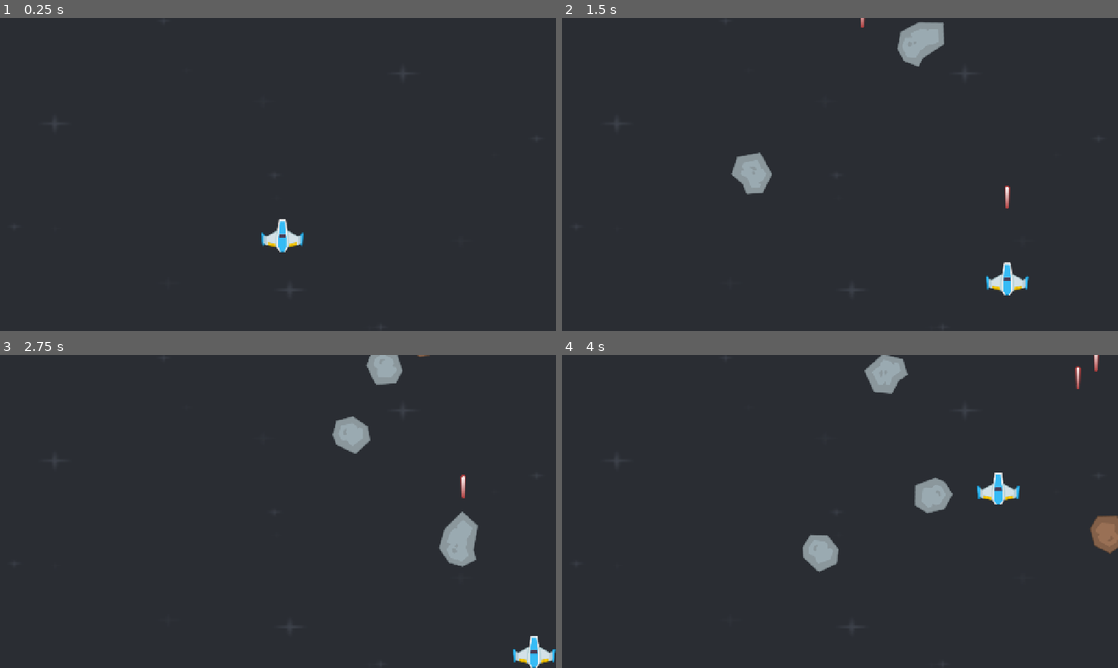
Above: before the commit, frames 1-4 (two rows, left to right).
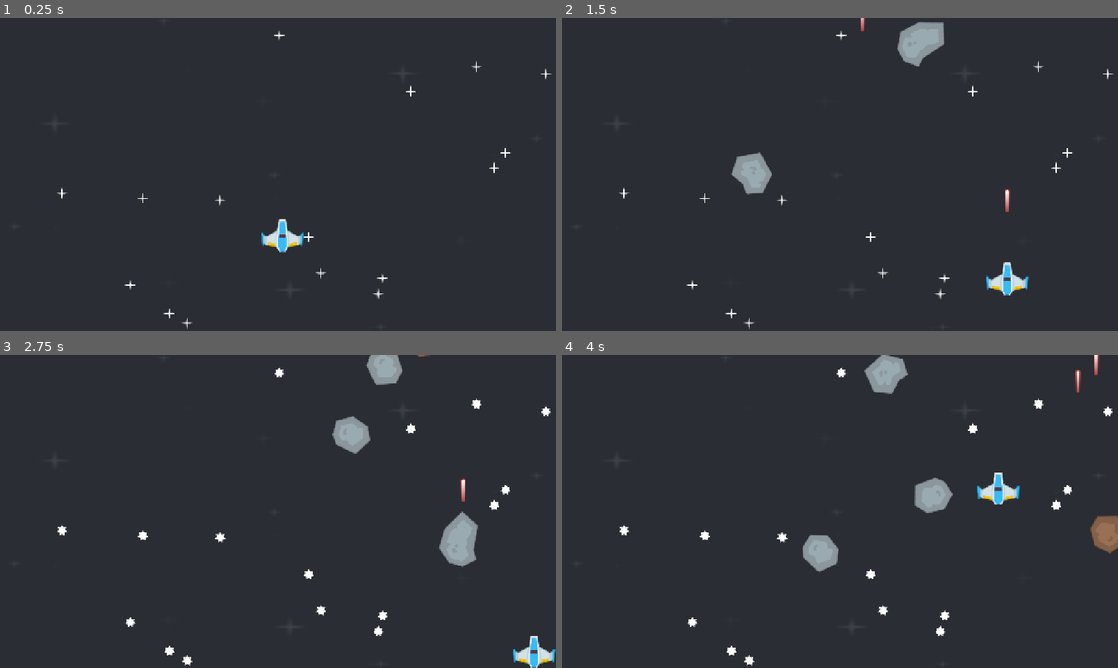
Above: after the commit, the same moments.

Repository: FrancescoRom/GodotSpacegame
Game: Godot game, scene res://scenes/level.tscn
Two runs of this game, one before a commit and one after it. Both use one fixed random seed, a clock stepped at 60 frames per second and the inputs below.
Inputs:
- Up to frame 1 (0.25 s): no input
- Up to frame 2 (1.5 s): hold D (right) 0.53-1.28 s; tap Space (shoot) at 0.6, 1.35 s; hold S (down) from 1.28 s (still down)
- Up to frame 3 (2.75 s): release S (down) at 2.03 s; hold D (right) from 2.03 s (still down); tap Space (shoot) at 2.1 s
- Up to frame 4 (4 s): release D (right) at 2.78 s; hold W (up) 2.78-3.53 s; tap Space (shoot) at 2.85, 3.6 s; hold A (left) from 3.53 s (still down)

The runs differ from the first frame. In frame 1, 0.3% of the frame differs, in the area x 10-100%, y 4-100%; in frame 2, 0.4%; in frame 3, 0.7%; in frame 4, 0.7%, in the area x 10-99%, y 0-100%.

Commit message:
added stars to level

Diff:
--- a/scenes/level.tscn
+++ b/scenes/level.tscn
@@ -3,6 +3,26 @@
 [ext_resource type="Script" uid="uid://c6rvwwavspaf3" path="res://scripts/level.gd" id="1_0b4ue"]
 [ext_resource type="Texture2D" uid="uid://cqlw36dpaspjp" path="res://SpaceShooterRedux/Backgrounds/blue.png" id="1_u52ul"]
 [ext_resource type="PackedScene" uid="uid://dlpepciio623v" path="res://scenes/player.tscn" id="2_vonw3"]
+[ext_resource type="Texture2D" uid="uid://c4khnyuq4ow58" path="res://SpaceShooterRedux/PNG/Effects/star1.png" id="4_2r41h"]
+[ext_resource type="Texture2D" uid="uid://s0e7uiuvhjaq" path="res://SpaceShooterRedux/PNG/Effects/star2.png" id="5_klq6b"]
+[ext_resource type="Texture2D" uid="uid://bum401eklgs43" path="res://SpaceShooterRedux/PNG/Effects/star3.png" id="6_b121j"]
+
+[sub_resource type="SpriteFrames" id="SpriteFrames_6nexg"]
+animations = [{
+"frames": [{
+"duration": 1.0,
+"texture": ExtResource("4_2r41h")
+}, {
+"duration": 1.0,
+"texture": ExtResource("5_klq6b")
+}, {
+"duration": 1.0,
+"texture": ExtResource("6_b121j")
+}],
+"loop": 1,
+"name": &"default",
+"speed": 4.0
+}]
 
 [sub_resource type="RectangleShape2D" id="RectangleShape2D_6nexg"]
 size = Vector2(23, 723)
@@ -21,9 +41,106 @@
 scale = Vector2(5.2050786, 3.033203)
 texture = ExtResource("1_u52ul")
 
+[node name="Stars" type="Node2D" parent="." unique_id=10128980]
+
+[node name="Star1" type="AnimatedSprite2D" parent="Stars" unique_id=1996784624]
+sprite_frames = SubResource("SpriteFrames_6nexg")
+autoplay = "default"
+frame_progress = 0.39816648
+speed_scale = 0.5
+
+[node name="Star2" type="AnimatedSprite2D" parent="Stars" unique_id=1042921007]
+sprite_frames = SubResource("SpriteFrames_6nexg")
+autoplay = "default"
+frame_progress = 0.39816648
+speed_scale = 0.5
+
+[node name="Star3" type="AnimatedSprite2D" parent="Stars" unique_id=1092689692]
+sprite_frames = SubResource("SpriteFrames_6nexg")
+autoplay = "default"
+frame_progress = 0.39816648
+speed_scale = 0.5
+
+[node name="Star4" type="AnimatedSprite2D" parent="Stars" unique_id=1181628179]
+sprite_frames = SubResource("SpriteFrames_6nexg")
+autoplay = "default"
+frame_progress = 0.39816648
+speed_scale = 0.5
+
+[node name="Star5" type="AnimatedSprite2D" parent="Stars" unique_id=593160343]
+sprite_frames = SubResource("SpriteFrames_6nexg")
+autoplay = "default"
+frame_progress = 0.39816648
+speed_scale = 0.5
+
+[node name="Star6" type="AnimatedSprite2D" parent="Stars" unique_id=807910733]
+sprite_frames = SubResource("SpriteFrames_6nexg")
+autoplay = "default"
+frame_progress = 0.39816648
+speed_scale = 0.5
+
+[node name="Star7" type="AnimatedSprite2D" parent="Stars" unique_id=1953431309]
+sprite_frames = SubResource("SpriteFrames_6nexg")
+autoplay = "default"
+frame_progress = 0.39816648
+speed_scale = 0.5
+
+[node name="Star8" type="AnimatedSprite2D" parent="Stars" unique_id=450631171]
+sprite_frames = SubResource("SpriteFrames_6nexg")
+autoplay = "default"
+frame_progress = 0.39816648
+speed_scale = 0.5
+
+[node name="Star9" type="AnimatedSprite2D" parent="Stars" unique_id=70776215]
+sprite_frames = SubResource("SpriteFrames_6nexg")
+autoplay = "default"
+frame_progress = 0.39816648
+speed_scale = 0.5
+
+[node name="Star10" type="AnimatedSprite2D" parent="Stars" unique_id=1007400017]
+sprite_frames = SubResource("SpriteFrames_6nexg")
+autoplay = "default"
+frame_progress = 0.39816648
+speed_scale = 0.5
+
+[node name="Star11" type="AnimatedSprite2D" parent="Stars" unique_id=854413528]
+sprite_frames = SubResource("SpriteFrames_6nexg")
+autoplay = "default"
+frame_progress = 0.39816648
+speed_scale = 0.5
+
+[node name="Star12" type="AnimatedSprite2D" parent="Stars" unique_id=1251644709]
+sprite_frames = SubResource("SpriteFrames_6nexg")
+autoplay = "default"
+frame_progress = 0.39816648
+speed_scale = 0.5
+
+[node name="Star13" type="AnimatedSprite2D" parent="Stars" unique_id=76279242]
+sprite_frames = SubResource("SpriteFrames_6nexg")
+autoplay = "default"
+frame_progress = 0.39816648
+speed_scale = 0.5
+
+[node name="Star14" type="AnimatedSprite2D" parent="Stars" unique_id=1267531236]
+sprite_frames = SubResource("SpriteFrames_6nexg")
+autoplay = "default"
+frame_progress = 0.39816648
+speed_scale = 0.5
+
+[node name="Star15" type="AnimatedSprite2D" parent="Stars" unique_id=1250959756]
+sprite_frames = SubResource("SpriteFrames_6nexg")
+autoplay = "default"
+frame_progress = 0.39816648
+speed_scale = 0.5
+
+[node name="Star16" type="AnimatedSprite2D" parent="Stars" unique_id=26377896]
+sprite_frames = SubResource("SpriteFrames_6nexg")
+autoplay = "default"
+frame_progress = 0.39816648
+speed_scale = 0.5
+
 [node name="Player" parent="." unique_id=1543774411 instance=ExtResource("2_vonw3")]
 position = Vector2(644, 520)
-speed = 500
 
 [node name="Borders" type="Node2D" parent="." unique_id=1607345417]
 
--- a/scripts/level.gd
+++ b/scripts/level.gd
@@ -4,6 +4,17 @@
 # load the scene
 var meteor_scene: PackedScene = load ("res://scenes/meteor.tscn")
 var laser_scene: PackedScene = load ("res://scenes/laser.tscn")
+
+func _ready() -> void:
+	#stars
+	var size = get_viewport().get_visible_rect().size
+	var rng := RandomNumberGenerator.new()
+
+	for star in $Stars.get_children():
+		#position
+		var random_x = rng.randi_range(0, size.x)
+		var random_y = rng.randi_range(0, size.y)
+		star.position = Vector2(random_x, random_y)
 
 func _on_meteor_timer_timeout() -> void:
 	var meteor = meteor_scene.instantiate()
--- a/scripts/player.gd
+++ b/scripts/player.gd
@@ -10,7 +10,7 @@
 	position = Vector2(650, 500)
 
 # Called every frame. 'delta' is the elapsed time since the previous frame.
-func _physics_process(_delta: float) -> void:
+func _process(_delta: float) -> void:
 	var direction = Input.get_vector("left", "right", "up", "down")
 	velocity = direction * speed
 	move_and_slide()
